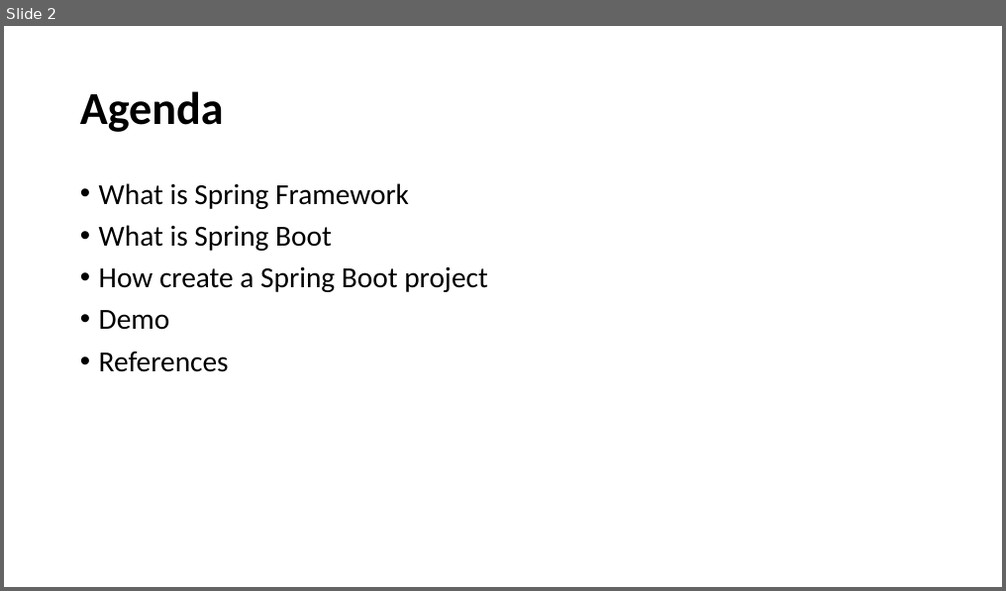
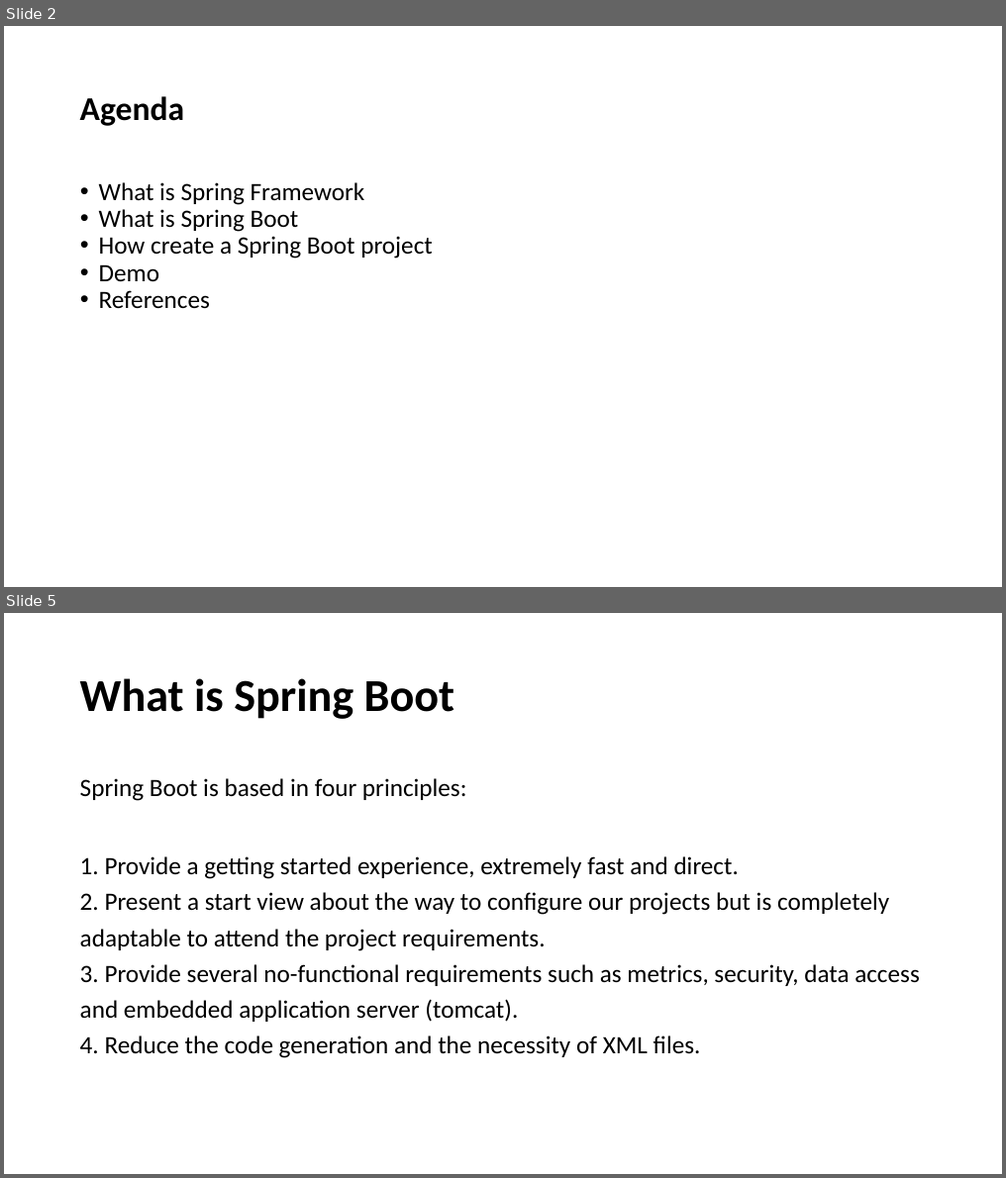
Before and after one commit to marcelovgomes/demo-internal-contacts, a slide deck: presentation_resources/spring-boot-demo-presentation.pptx. Shown one above the other, each under a label of ours: slide 2 before the commit, slides 2 and 5 after it; the slides between them are not shown. The pictures are 1006x591 and 1006x1178 pixels, drawn with LibreOffice and Linux fonts; fonts in the diff are those of the drawing. Boxes give left, top, right and bottom in pixels: in the first picture for what was removed or moved away, otherwise in the second. Text is boxed around its words. In the diff, an @@ line names an element or a change of style, - is before the commit and + after.

```diff
--- a/presentation_resources/spring-boot-demo-presentation.pptx
+++ b/presentation_resources/spring-boot-demo-presentation.pptx
@@ slide 5 added at [4, 613, 1002, 1174], background #FFFFFF @@
@@ text added at [80, 678, 454, 719], 44 pt, text #000000, bold @@
+What is Spring Boot
@@ text added at [80, 778, 920, 1059], 24 pt, text #000000 @@
+Spring Boot is based in four principles:
+1. Provide a getting started experience, extremely fast and direct.
+2. Present a start view about the way to configure our projects but is completely adaptable to attend the project requirements.
+3. Provide several no-functional requirements such as metrics, security, data access and embedded application server (tomcat).
+4. Reduce the code generation and the necessity of XML files.
@@ slide 2 changed as well @@
@@ text "Agenda" at [80, 96, 184, 126]: size 44 to 32 pt @@
@@ text "What is Spring Framework" at [99, 182, 433, 309]: size 28 to 24 pt; less space between paragraphs @@
```
Also in this commit, not shown: 6 other slides changed, 2 other slides added, 2 other files.
